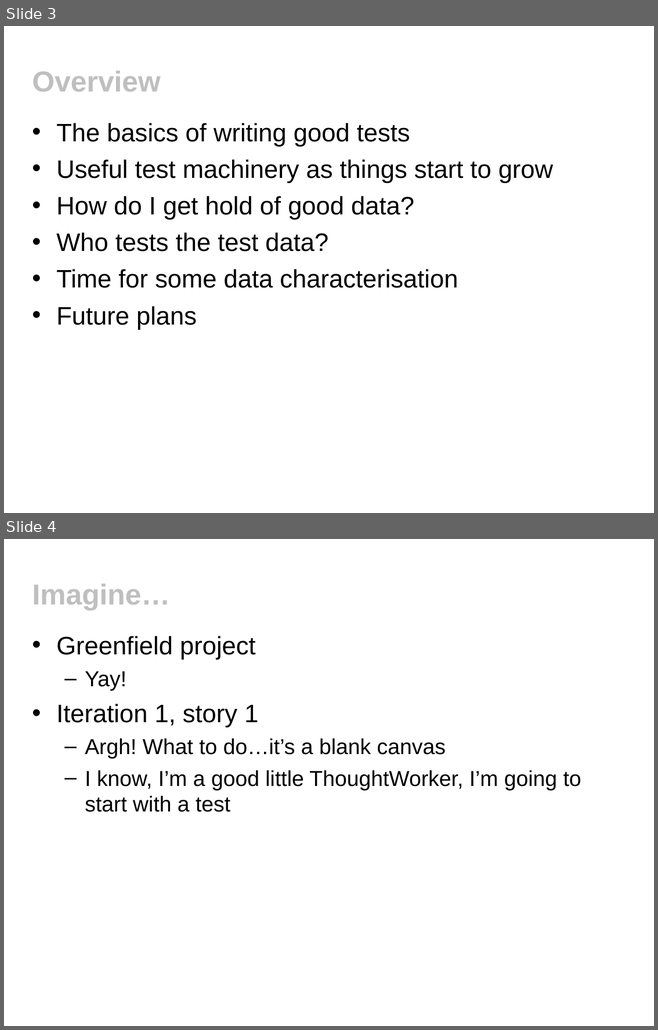
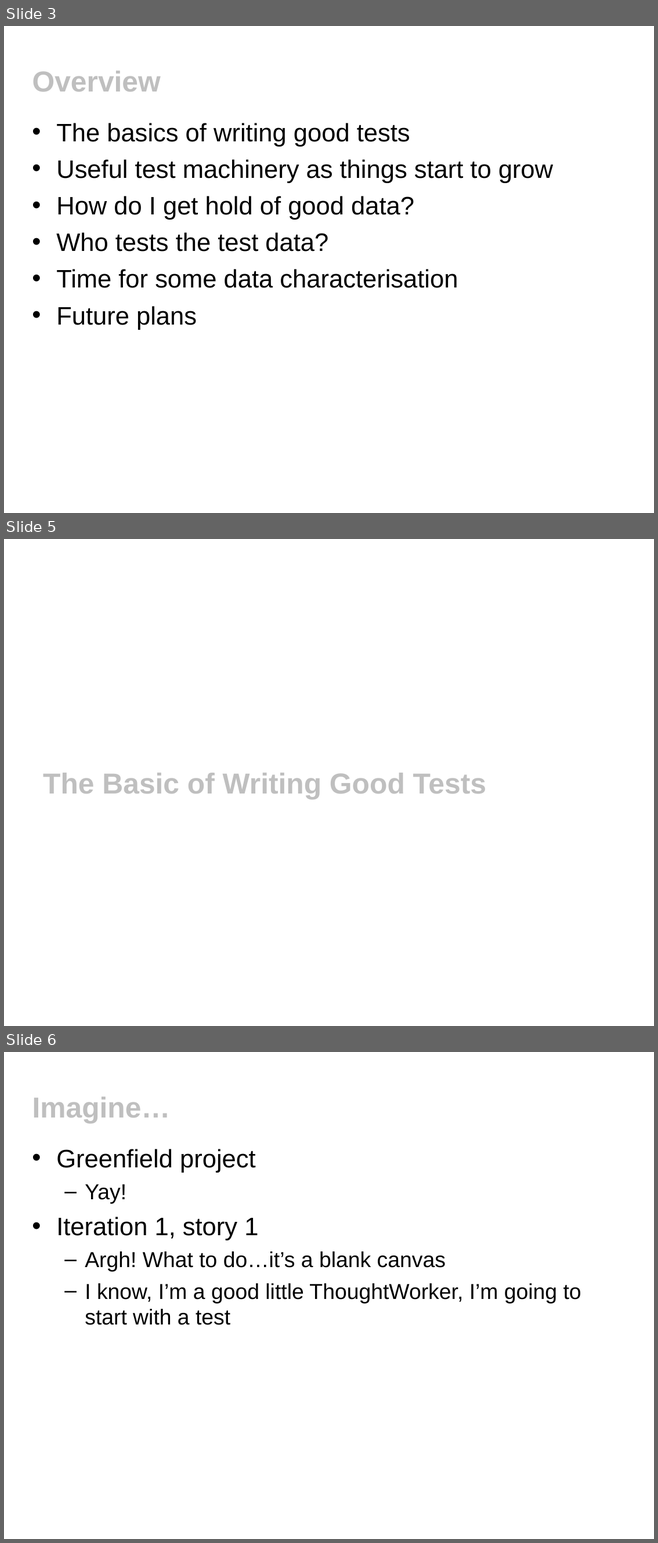
Before and after one commit to tobyclemson/test-data-generation-and-verification-presentation, a slide deck: test-data-generation-and-verification.ppt. Shown one above the other, each under a label of ours: slides 3 and 4 before the commit, slides 3, 5 and 6 after it; the slides between them are not shown. The pictures are 658x1030 and 658x1543 pixels, drawn with LibreOffice and Linux fonts; fonts in the diff are those of the drawing; background and template pictures are left out. Boxes give left, top, right and bottom in pixels: in the first picture for what was removed or moved away, otherwise in the second. Text is boxed around its words. In the diff, an @@ line names an element or a change of style, - is before the commit and + after.

```diff
--- a/test-data-generation-and-verification.ppt
+++ b/test-data-generation-and-verification.ppt
@@ slide 5 added at (x1=4, y1=539, x2=654, y2=1026), background #FFFFFF @@
@@ title added at (x1=43, y1=773, x2=486, y2=799), 32 pt, text #BFBFBF, bold @@
+The Basic of Writing Good Tests
@@ what was slide 4 is now slide 6 @@
```
Also in this commit, not shown: 4 slides changed, 12 other slides added, 1 other file.
